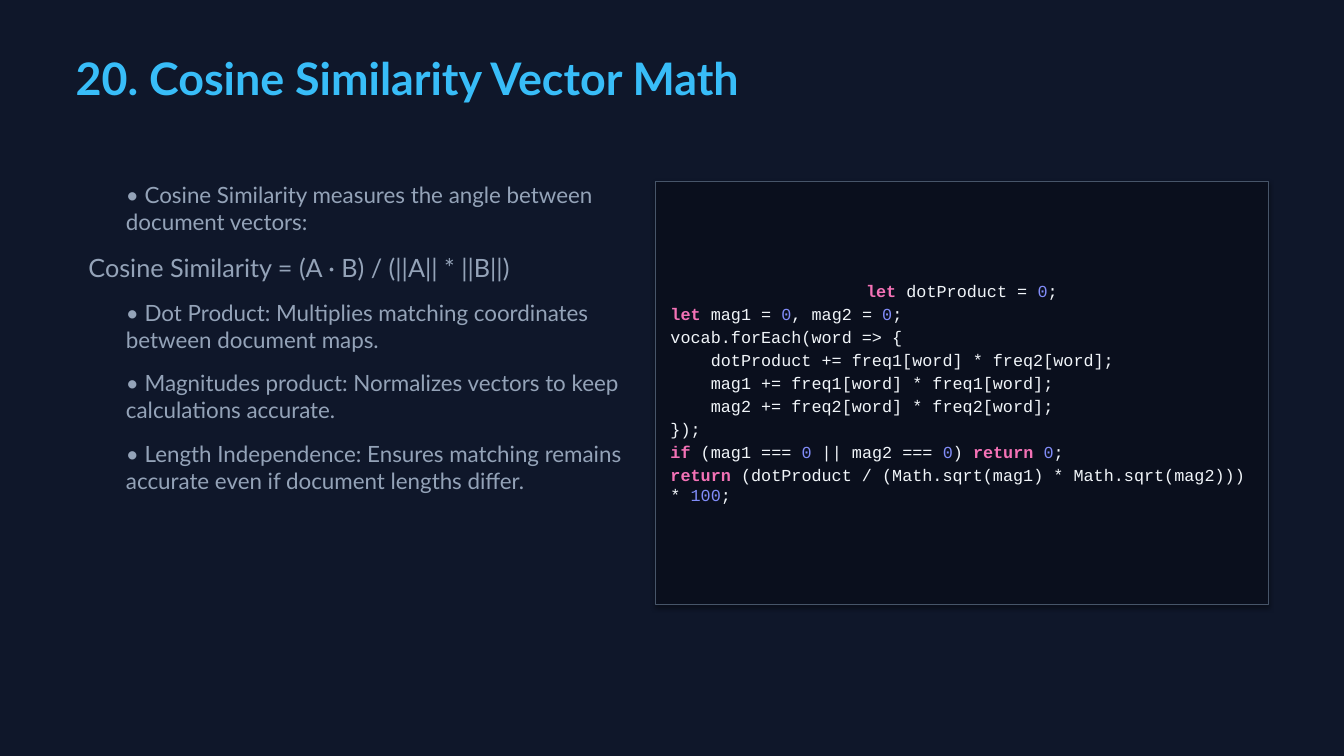
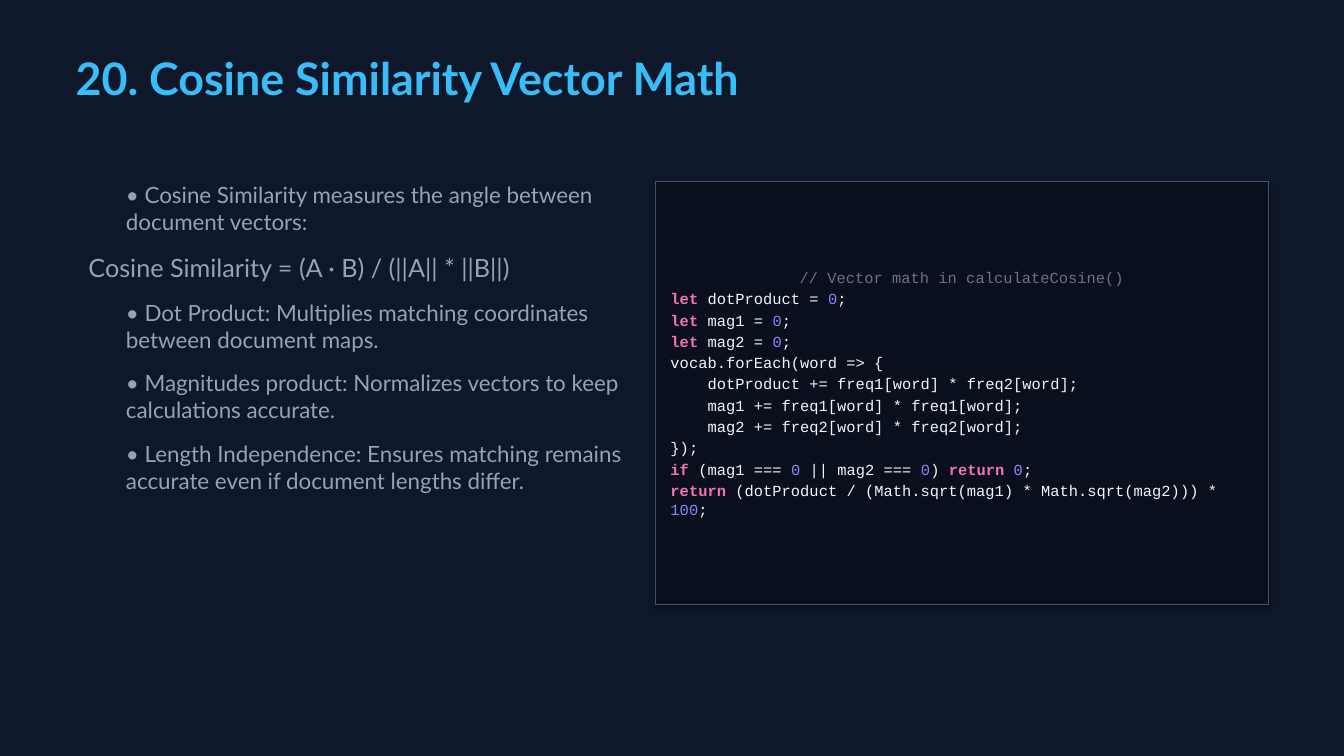
Before and after one commit to Jaydeep131/DocumentSimilarityDetector, a slide deck: slide 21 of AI_Document_OCR_Scanner_Similarity_Detector_PBL.pptx. Drawn at 1344x756 pixels with LibreOffice and Linux fonts; fonts in the diff are those of the drawing. Boxes give left, top, right and bottom in pixels: in the first picture for what was removed or moved away, otherwise in the second. Text is boxed around its words. In the diff, an @@ line names an element or a change of style, - is before the commit and + after.

```diff
--- a/AI_Document_OCR_Scanner_Similarity_Detector_PBL.pptx
+++ b/AI_Document_OCR_Scanner_Similarity_Detector_PBL.pptx
@@ text in rectangle at [670,293,1198,518]: size 12 to 11 pt in "let dotProduct = 0;", "vocab.forEach(word => {", "dotProduct += freq1[word] * freq2[word];", "mag1 += freq1[word] * freq1[word];" and 4 more places; alignment centre to left @@
@@ text in rectangle at [827,272,1123,286]: paragraph added @@
+// Vector math in calculateCosine()
@@ text in rectangle at [670,315,792,350]: text changed; size 12 to 11 pt @@
-let mag1 = 0, mag2 = 0;
+let mag1 = 0;
+let mag2 = 0;
```
Also in this commit, not shown: 3 other slides changed, 5 other files.
